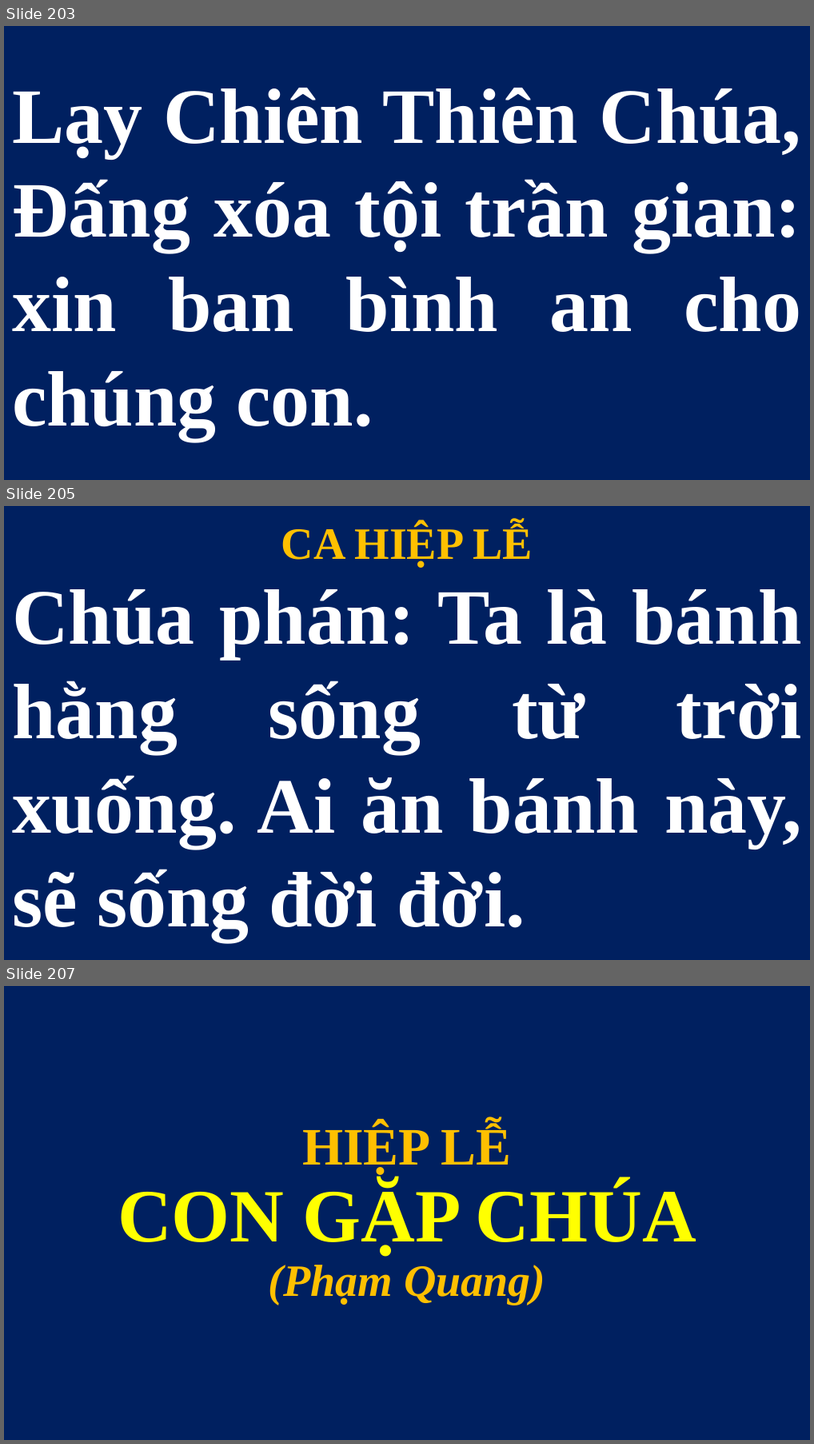
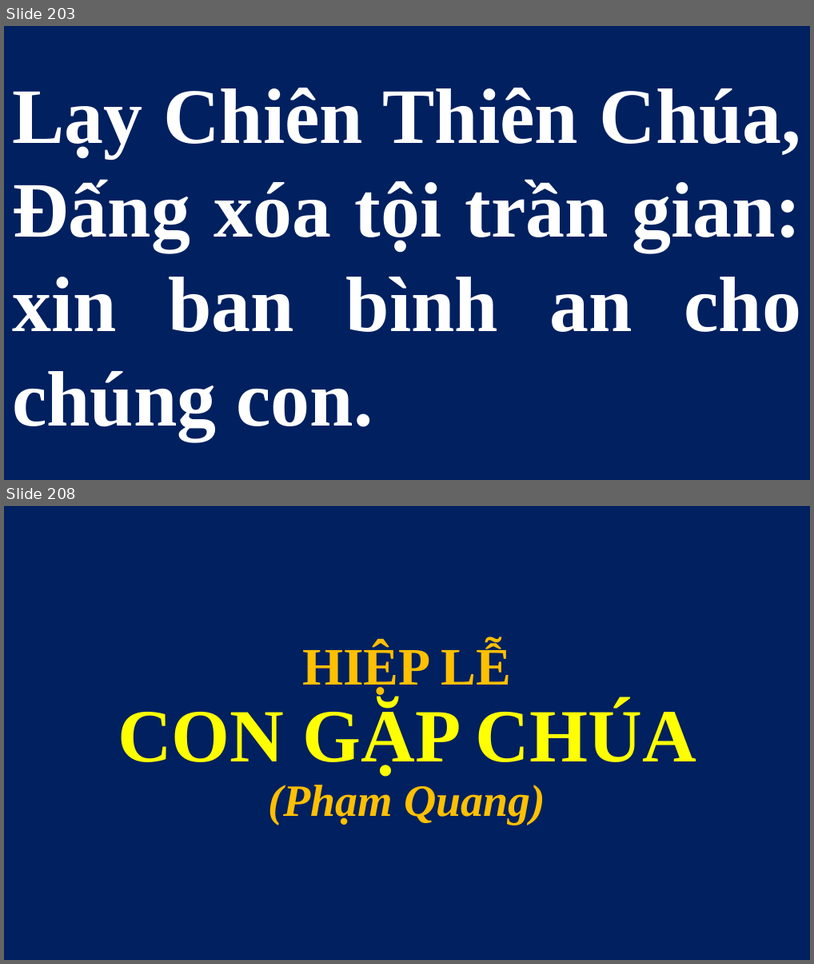
Before and after one commit to lythanhngodev64/SlideLe, a slide deck: Slide/CN-30-TN 2026.pptx. Shown one above the other, each under a label of ours: slides 203, 205 and 207 before the commit, slides 203 and 208 after it; the slides between them are not shown. The pictures are 814x1444 and 814x964 pixels, drawn with LibreOffice and Linux fonts; fonts in the diff are those of the drawing. Boxes give left, top, right and bottom in pixels: in the first picture for what was removed or moved away, otherwise in the second. Text is boxed around its words. In the diff, an @@ line names an element or a change of style, - is before the commit and + after.

```diff
--- a/Slide/CN-30-TN 2026.pptx
+++ b/Slide/CN-30-TN 2026.pptx
@@ slide 205 removed at box(4, 506, 810, 960), background #FFFFFF @@
@@ text removed at box(282, 524, 533, 567) @@
-CA HIỆP LỄ
@@ title removed at box(12, 589, 802, 940) @@
-Chúa phán: Ta là bánh hằng sống từ trời xuống. Ai ăn bánh này, sẽ sống đời đời.
@@ what was slide 207 is now slide 208 @@
```
Also in this commit, not shown: 2 slides added, 1 other file.
